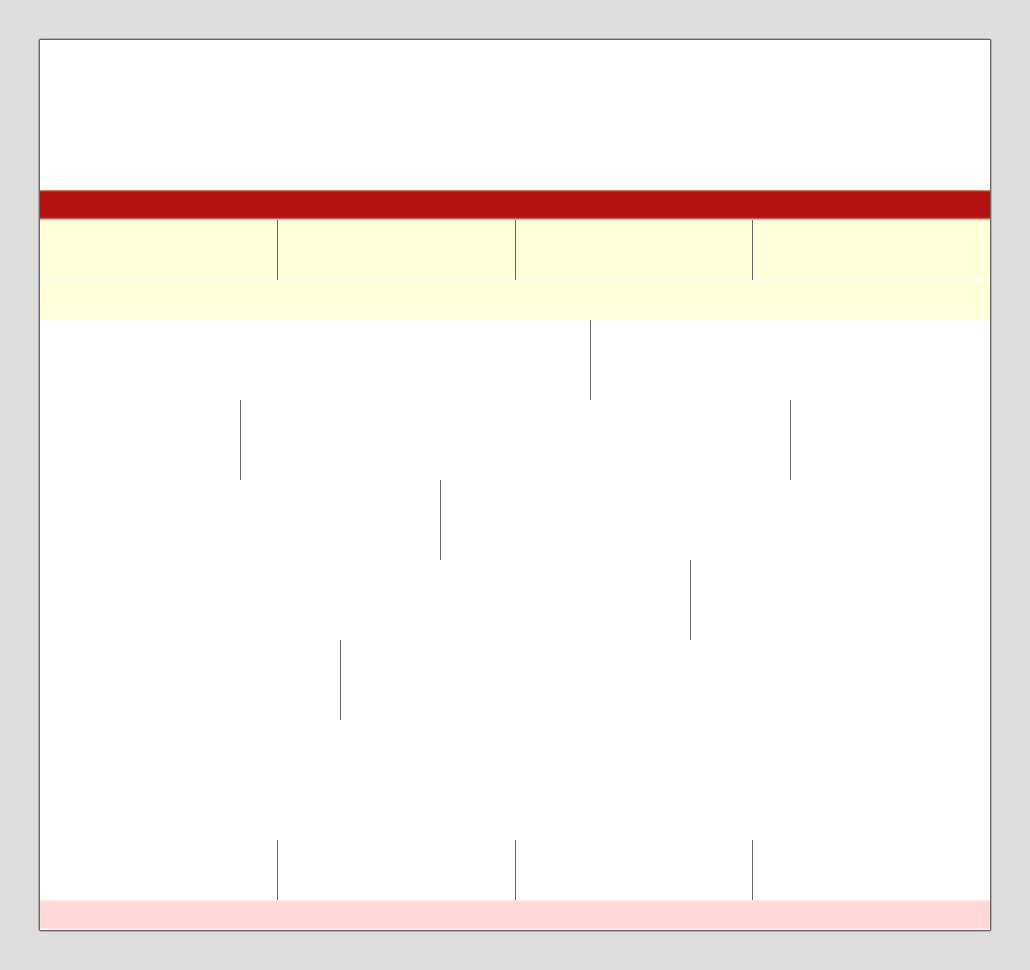
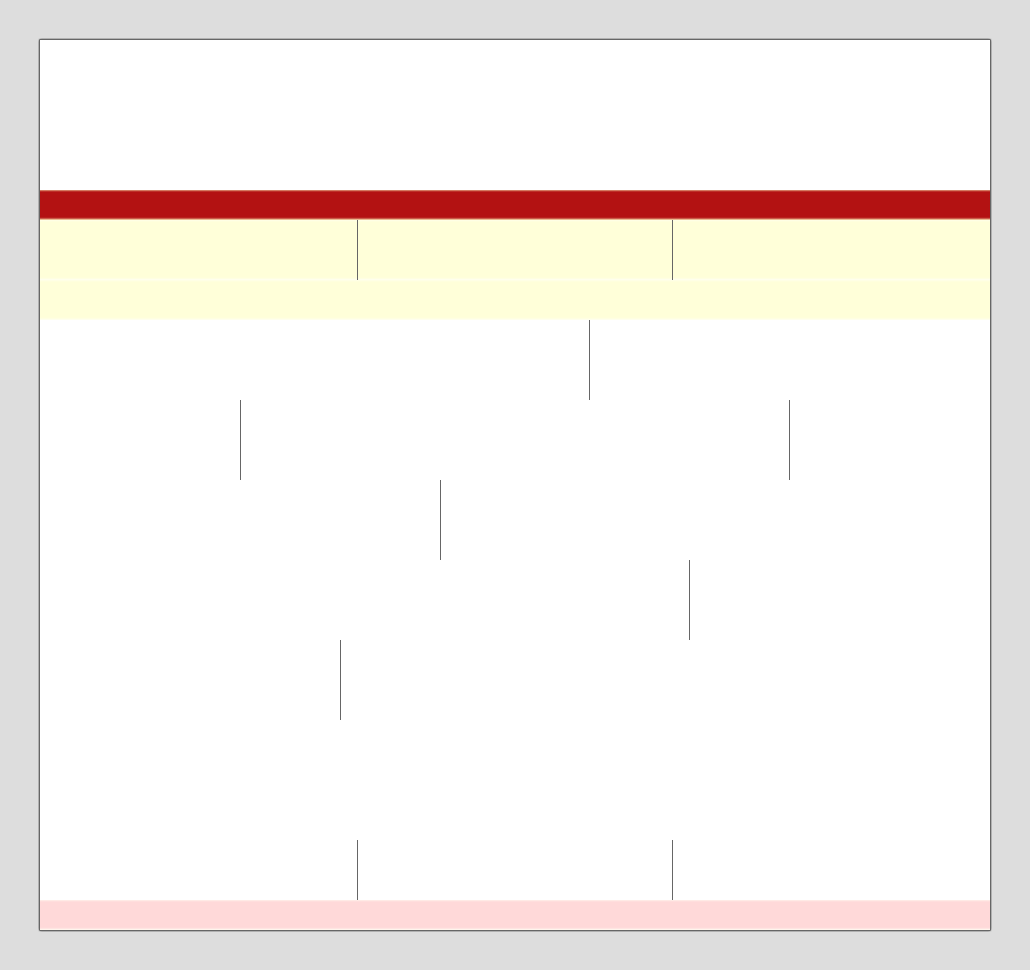
Revision of a layered 1030 × 970 image; what changed, layer by layer:
painted on "stroke" over [277, 220, 791, 900]
